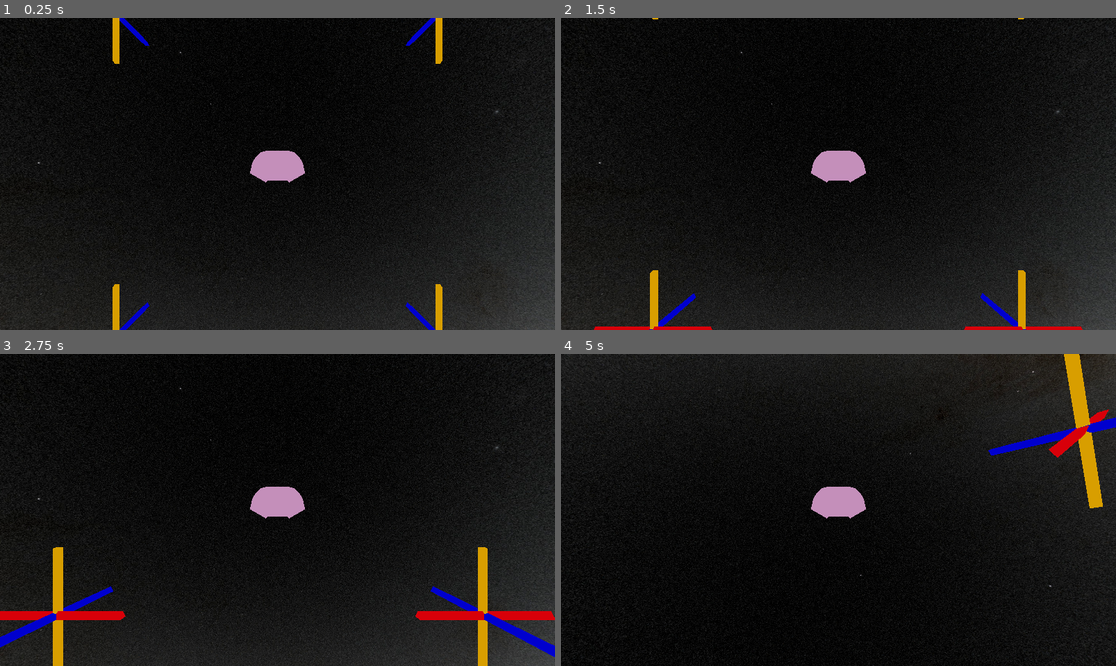
Above: before the commit, frames 1-4 (two rows, left to right).
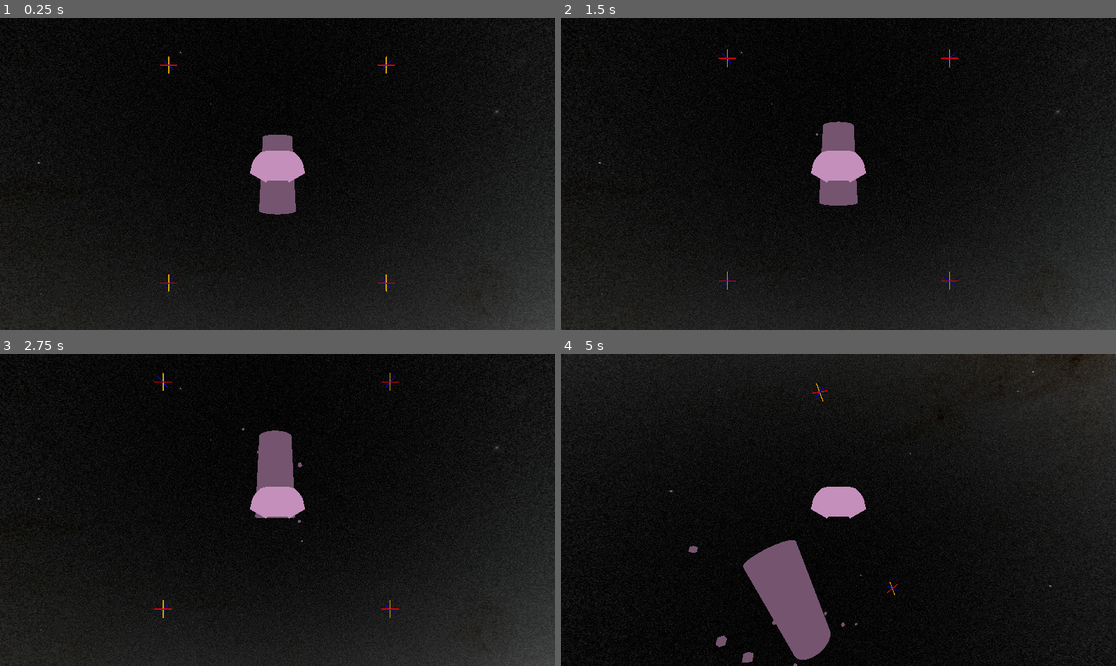
Above: after the commit, the same moments.

Repository: Wake1st/SpaceFlyer
Game: Godot game, scene res://space.tscn
The game is run twice, just before and just after one commit, with the same random seed, the same clock (stepped at 60 frames per second) and the same inputs.
Inputs:
- Up to frame 1 (0.25 s): no input
- Up to frame 2 (1.5 s): tap Enter at 0.5 s; hold W (forward) 0.53-1.28 s; hold Keypad 2 (a-pitch) 0.53-1.28 s; hold S (backward) from 1.28 s (still down); tap Keypad 6 (a-roll) at 1.35 s
- Up to frame 3 (2.75 s): release S (backward) at 2.03 s; hold W (forward) from 2.03 s (still down); hold D (a_yaw) from 2.03 s (still down)
- Up to frame 4 (5 s): release D (a_yaw) at 2.78 s; tap Shift (control_mode_swap) at 2.85 s; release W (forward) at 3.53 s; hold Keypad 8 (pitch) 3.53-4.28 s; hold Keypad 4 (left) from 3.53 s (still down); tap X (stop_rotation) at 4.35 s

The runs differ from the first frame. In frame 1, 2.2% of the frame differs, in the area x 20-80%, y 0-100%; in frame 2, 2.4%; in frame 3, 4.9%; in frame 4, 5.6%, in the area x 19-100%, y 0-100%.

Commit message:
got some debris

Diff:
--- /dev/null
+++ b/DebrisSpawner.gd
@@ -0,0 +1,39 @@
+class_name DebrisSpawner
+extends Node
+
+
+@export var itemCount:float = 10.0
+
+var items:Array[RigidBody3D] = []
+
+
+func _ready():
+	var deb = preload("res://debris.tscn")
+	var parent = get_parent()
+
+	for i in itemCount:
+		var item = deb.instantiate()
+		items.append(item)
+
+	for i in items.size():
+		items[i].apply_force(
+			Vector3(
+				randf_range(2,8),
+				randf_range(2,8),
+				randf_range(2,8)
+			)
+		)
+		items[i].apply_torque(
+			Vector3(
+				randf_range(0.4,3),
+				randf_range(0.4,3),
+				randf_range(0.4,3)
+			)
+		)
+
+		parent.add_child(items[i])
+
+
+func _physics_process(_delta):
+	for i in items.size():
+		print(items[i].transform.origin)
--- a/Vehicle.gd
+++ b/Vehicle.gd
@@ -12,7 +12,7 @@
 
 func _integrate_forces(_state):
 	var controls:Controls = controlsCapture._capture()
-	print_info(controls)
+#	print_info(controls)
 
 	#	translate
 	if controls.stopTranslation:
--- /dev/null
+++ b/debris.tscn
@@ -0,0 +1,14 @@
+[gd_scene load_steps=3 format=3 uid="uid://bj1vt1e1nt6of"]
+
+[sub_resource type="BoxShape3D" id="BoxShape3D_wcvg6"]
+
+[sub_resource type="BoxMesh" id="BoxMesh_xk2p0"]
+
+[node name="debris" type="RigidBody3D"]
+gravity_scale = 0.0
+
+[node name="CollisionShape3D" type="CollisionShape3D" parent="."]
+shape = SubResource("BoxShape3D_wcvg6")
+
+[node name="MeshInstance3D" type="MeshInstance3D" parent="."]
+mesh = SubResource("BoxMesh_xk2p0")
--- /dev/null
+++ b/ship.gd
@@ -0,0 +1,34 @@
+extends Node3D
+
+
+@export var itemCount:float = 10.0
+
+var items:Array[RigidBody3D] = []
+
+
+func _ready():
+	var deb = preload("res://debris.tscn")
+
+	for i in itemCount:
+		var item = deb.instantiate()
+		add_child(item)
+		items.append(item)
+
+		item.apply_impulse(
+			Vector3(
+				randf_range(-28,28),
+				randf_range(-28,28),
+				randf_range(-28,28)
+			)
+		)
+		item.apply_torque(
+			Vector3(
+				randf_range(-9,9),
+				randf_range(-9,9),
+				randf_range(-9,9)
+			)
+		)
+
+func _physics_process(_delta):
+	for i in items.size():
+		print(items[i].transform.origin)
--- /dev/null
+++ b/ship.tscn
@@ -0,0 +1,14 @@
+[gd_scene load_steps=3 format=3 uid="uid://dd8cvsijhpm5n"]
+
+[ext_resource type="Script" path="res://ship.gd" id="1_18bpn"]
+
+[sub_resource type="CylinderMesh" id="CylinderMesh_m6y3n"]
+top_radius = 8.0
+bottom_radius = 10.0
+height = 40.0
+
+[node name="Ship" type="Node3D"]
+script = ExtResource("1_18bpn")
+
+[node name="MeshInstance3D" type="MeshInstance3D" parent="."]
+mesh = SubResource("CylinderMesh_m6y3n")
--- /dev/null
+++ b/space.gd
@@ -0,0 +1 @@
+extends Node3D
--- a/space.tscn
+++ b/space.tscn
@@ -1,8 +1,9 @@
-[gd_scene load_steps=7 format=3 uid="uid://mufxrmqvsj0o"]
+[gd_scene load_steps=8 format=3 uid="uid://mufxrmqvsj0o"]
 
 [ext_resource type="PackedScene" uid="uid://d3mw85y3sbgrt" path="res://vehicle.tscn" id="1_a5bqa"]
 [ext_resource type="Texture2D" uid="uid://dcci1dwegwpld" path="res://milkyway_2020_4k.jpg" id="1_b7gdk"]
 [ext_resource type="PackedScene" uid="uid://3o8km61mbd66" path="res://pillar.tscn" id="2_3vxuu"]
+[ext_resource type="PackedScene" uid="uid://dd8cvsijhpm5n" path="res://ship.tscn" id="4_vr5mi"]
 
 [sub_resource type="PanoramaSkyMaterial" id="PanoramaSkyMaterial_c3qym"]
 panorama = ExtResource("1_b7gdk")
@@ -22,27 +23,30 @@
 environment = SubResource("Environment_s4uou")
 
 [node name="Vehicle" parent="." instance=ExtResource("1_a5bqa")]
+transform = Transform3D(1, 0, 0, 0, 1, 0, 0, 0, 1, 0, 0, 102.758)
 
 [node name="Pillar" parent="." instance=ExtResource("2_3vxuu")]
-transform = Transform3D(1, 0, 0, 0, 1, 0, 0, 0, 1, -32, -32, -32)
+transform = Transform3D(1, 0, 0, 0, 1, 0, 0, 0, 1, -128, -128, -128)
 
 [node name="Pillar2" parent="." instance=ExtResource("2_3vxuu")]
-transform = Transform3D(1, 0, 0, 0, 1, 0, 0, 0, 1, 32, -32, -32)
+transform = Transform3D(1, 0, 0, 0, 1, 0, 0, 0, 1, 128, -128, -128)
 
 [node name="Pillar3" parent="." instance=ExtResource("2_3vxuu")]
-transform = Transform3D(1, 0, 0, 0, 1, 0, 0, 0, 1, -32, -32, 32)
+transform = Transform3D(1, 0, 0, 0, 1, 0, 0, 0, 1, -128, -128, 128)
 
 [node name="Pillar4" parent="." instance=ExtResource("2_3vxuu")]
-transform = Transform3D(1, 0, 0, 0, 1, 0, 0, 0, 1, 32, -32, 32)
+transform = Transform3D(1, 0, 0, 0, 1, 0, 0, 0, 1, 128, -128, 128)
 
 [node name="Pillar5" parent="." instance=ExtResource("2_3vxuu")]
-transform = Transform3D(1, 0, 0, 0, 1, 0, 0, 0, 1, -32, 32, -32)
+transform = Transform3D(1, 0, 0, 0, 1, 0, 0, 0, 1, -128, 128, -128)
 
 [node name="Pillar6" parent="." instance=ExtResource("2_3vxuu")]
-transform = Transform3D(1, 0, 0, 0, 1, 0, 0, 0, 1, 32, 32, -32)
+transform = Transform3D(1, 0, 0, 0, 1, 0, 0, 0, 1, 128, 128, -128)
 
 [node name="Pillar7" parent="." instance=ExtResource("2_3vxuu")]
-transform = Transform3D(1, 0, 0, 0, 1, 0, 0, 0, 1, -32, 32, 32)
+transform = Transform3D(1, 0, 0, 0, 1, 0, 0, 0, 1, -128, 128, 128)
 
 [node name="Pillar8" parent="." instance=ExtResource("2_3vxuu")]
-transform = Transform3D(1, 0, 0, 0, 1, 0, 0, 0, 1, 32, 32, 32)
+transform = Transform3D(1, 0, 0, 0, 1, 0, 0, 0, 1, 128, 128, 128)
+
+[node name="Ship" parent="." instance=ExtResource("4_vr5mi")]
